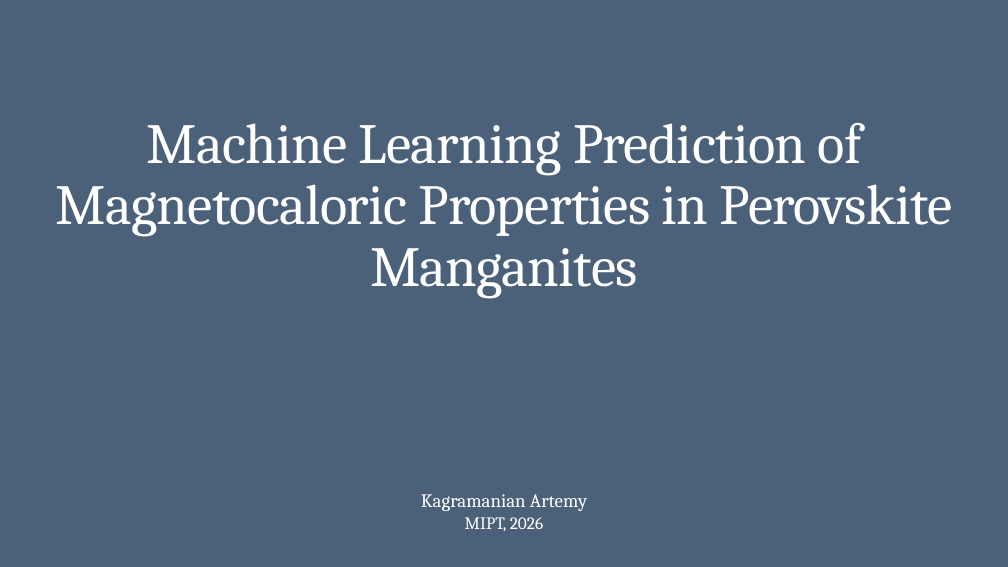
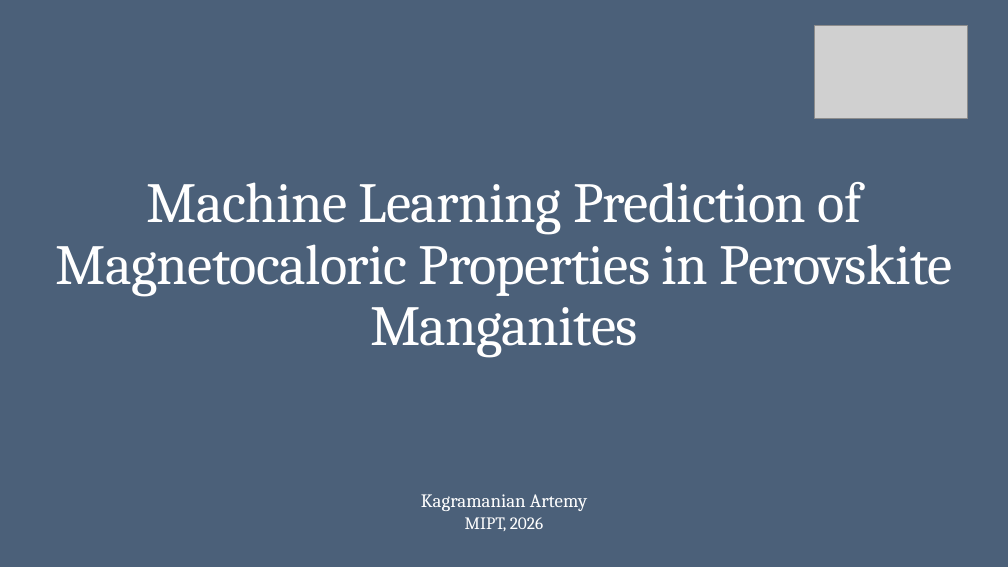
Before and after one commit to artemiikagramanian/MCE_predict, a slide deck: slide 1 of SISM_presentation_MCE_predict.pptx. Drawn at 1008x567 pixels with LibreOffice and Linux fonts; fonts in the diff are those of the drawing; grey boxes stand for pictures. Boxes give left, top, right and bottom in pixels: in the first picture for what was removed or moved away, otherwise in the second. Text is boxed around its words. In the diff, an @@ line names an element or a change of style, - is before the commit and + after.

```diff
--- a/SISM_presentation_MCE_predict.pptx
+++ b/SISM_presentation_MCE_predict.pptx
@@ picture added at box(814, 25, 967, 118) @@
@@ title "Machine Learning Prediction of Magnetocaloric ...": place and size @@
-title "Machine Learning Prediction of Magnetocaloric ..." at box(56, 123, 953, 299)
+title "Machine Learning Prediction of Magnetocaloric ..." at box(56, 182, 953, 358)
```
Also in this commit, not shown: 5 other slides changed, 1 slide added, 3 slides removed, 21 other files.
